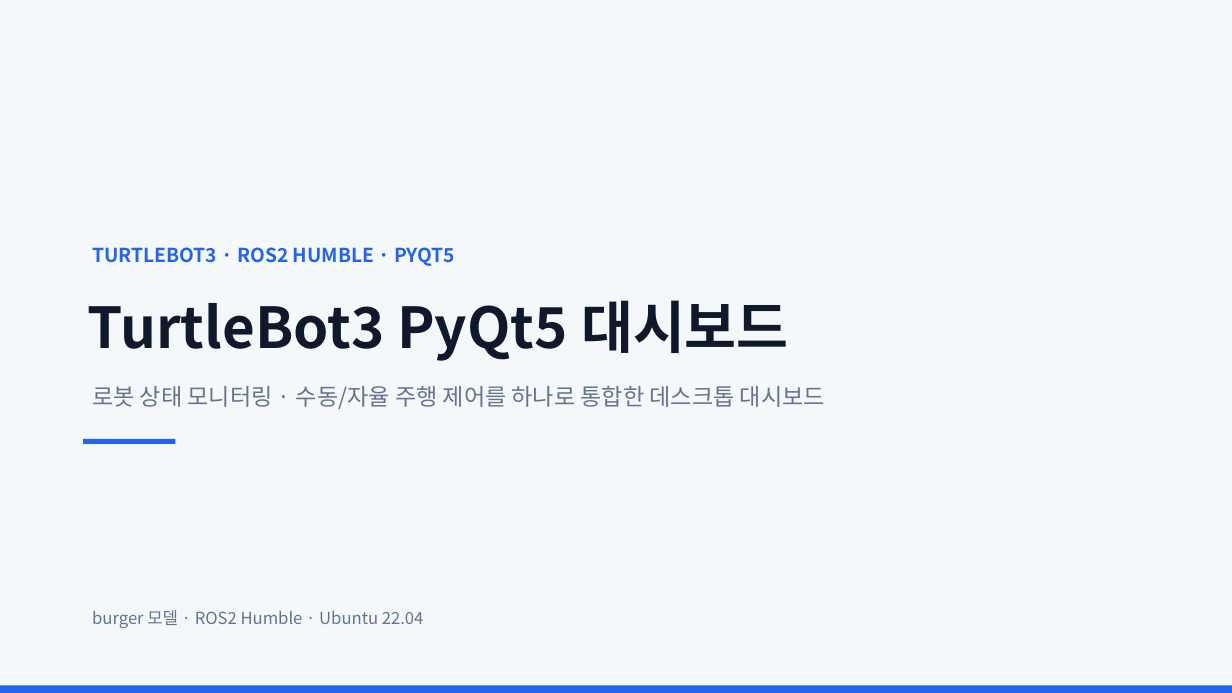
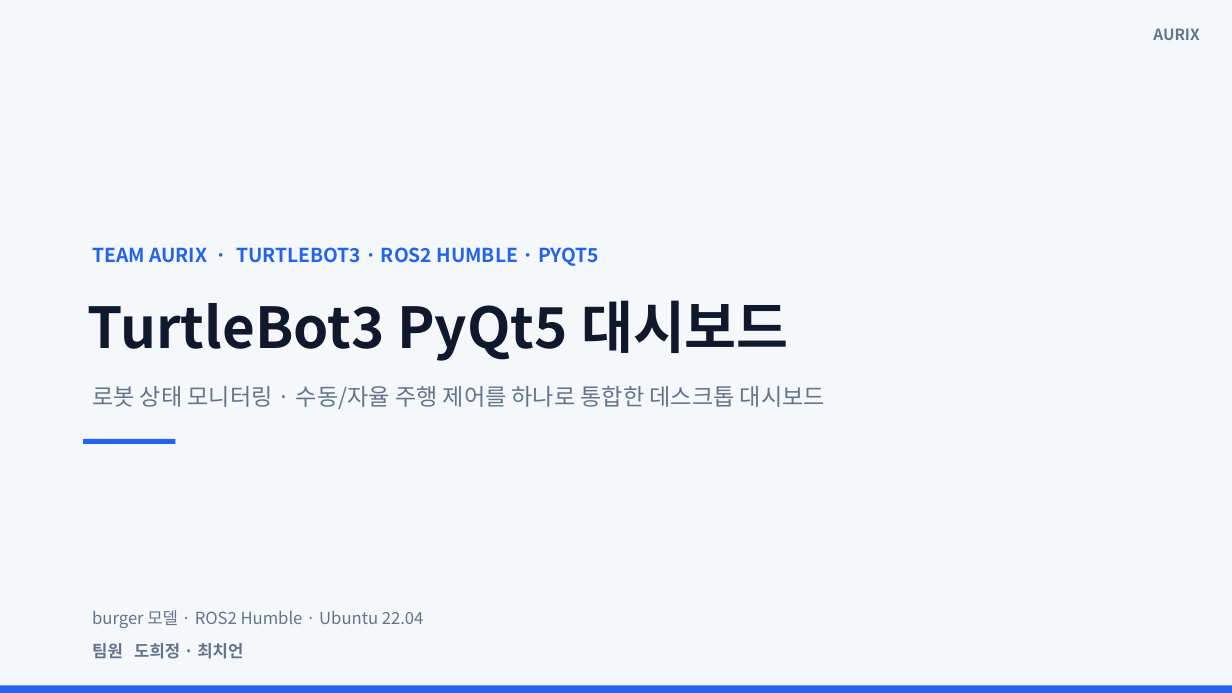
Before and after one commit to dev-learning1/MiniProj-Pyqt-Control, a slide deck: slide 1 of pyqt_ppt/TurtleBot3_PyQt_Dashboard.pptx. Drawn at 1232x693 pixels with LibreOffice and Linux fonts; fonts in the diff are those of the drawing. Boxes give left, top, right and bottom in pixels: in the first picture for what was removed or moved away, otherwise in the second. Text is boxed around its words. In the diff, an @@ line names an element or a change of style, - is before the commit and + after.

```diff
--- a/pyqt_ppt/TurtleBot3_PyQt_Dashboard.pptx
+++ b/pyqt_ppt/TurtleBot3_PyQt_Dashboard.pptx
@@ text added at bbox=[1153, 28, 1199, 40], 12 pt, text #64748B, bold @@
+AURIX
@@ text at bbox=[92, 247, 599, 266]: text changed @@
-TURTLEBOT3 · ROS2 HUMBLE · PYQT5
+TEAM AURIX · TURTLEBOT3 · ROS2 HUMBLE · PYQT5
@@ text added at bbox=[92, 643, 243, 659], 13 pt, text #64748B, bold @@
+팀원 도희정 · 최치언
```
Also in this commit, not shown: 26 other slides changed.
